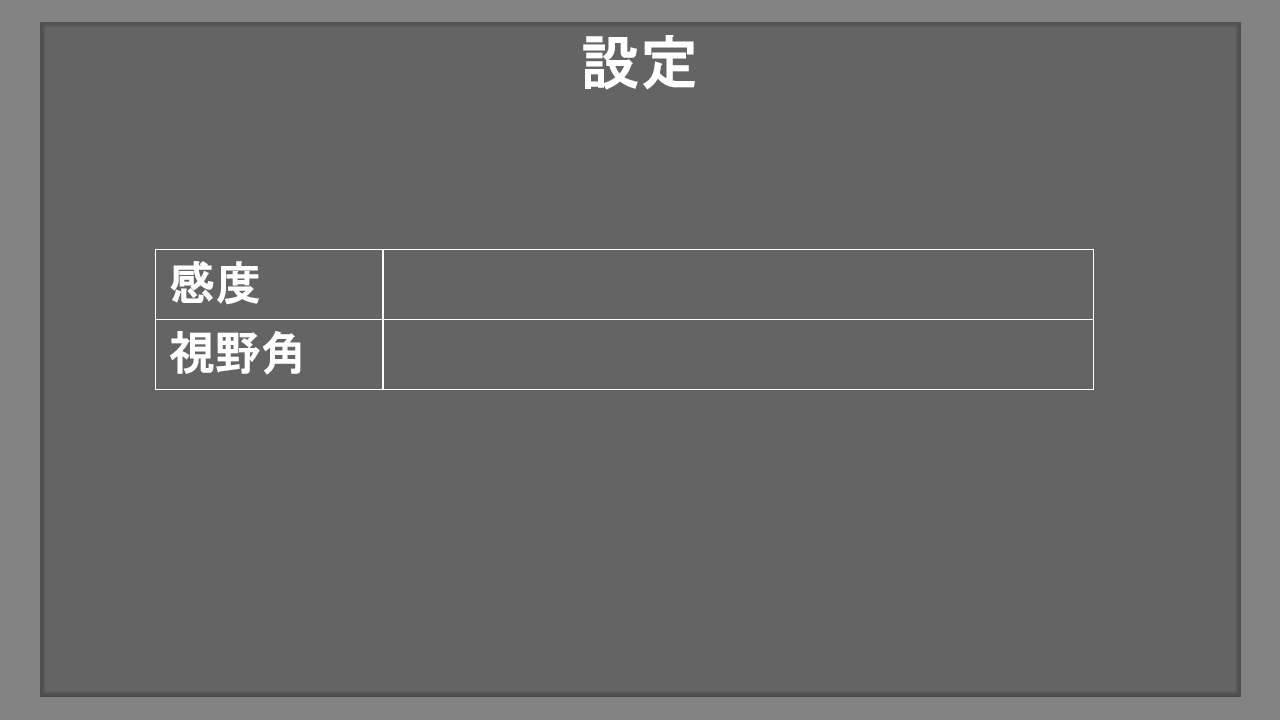
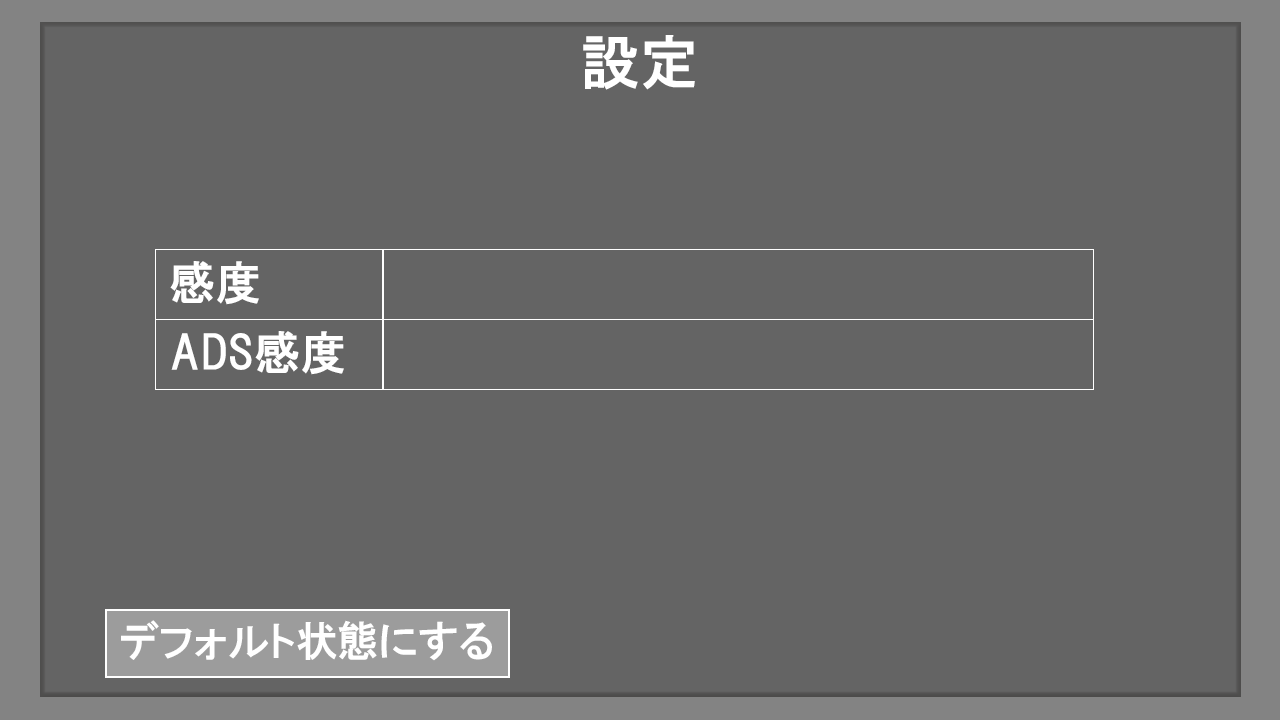
Layered file, before and after one edit (1280 x 720). Changes by layer:
added layer "デフォルト状態にする" above "長方形 3" over [121, 620, 492, 661]
added layer "長方形 3" above "ADS感度" over [105, 609, 510, 678]
renamed "視野角" to "ADS感度", painted on it over [170, 331, 344, 375]
